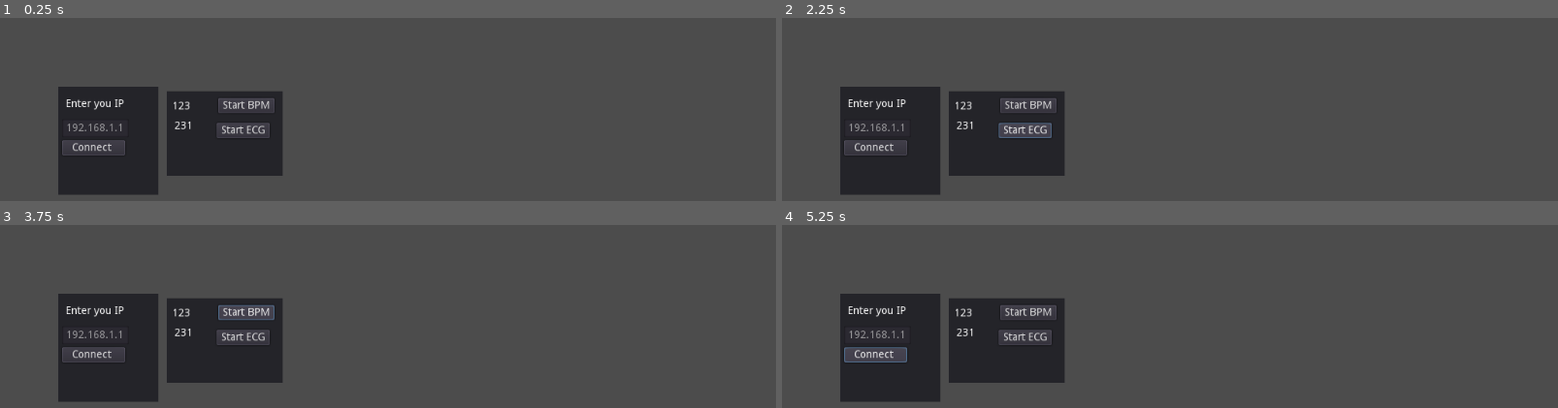
Above: before the commit, frames 1-4 (two rows, left to right).
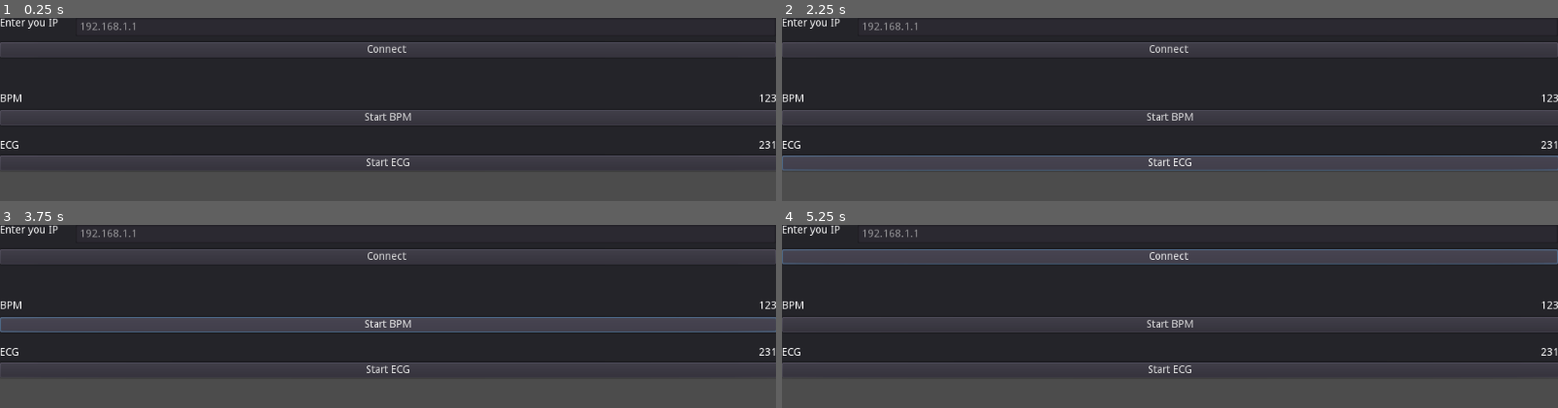
Above: after the commit, the same moments.

Repository: CaveJohnson376/juniorprofi2021-aateam-72
Game: Godot game, scene res://mein.tscn
Two runs of this game, one before a commit and one after it. Both use one fixed random seed, a clock stepped at 60 frames per second and the inputs below.
Inputs:
- Up to frame 1 (0.25 s): no input
- Up to frame 2 (2.25 s): click "Start BPM" at 0.5 s; click "Start BPM" at 1.25 s; click "Start ECG" at 2 s
- Up to frame 3 (3.75 s): click "Start ECG" at 2.75 s; click "Start BPM" at 3.5 s
- Up to frame 4 (5.25 s): click "Start ECG" at 4.25 s; click "Connect" at 5 s

The runs differ from the first frame. In frame 1, 58% of the frame differs, in the area x 0-100%, y 0-97%; in frame 2, 60%; in frame 3, 59%; in frame 4, 58%.

Commit message:
Add files via upload

Diff:
--- /dev/null
+++ b/Web/Images.xcassets/LaunchImage.launchimage/Contents.json
@@ -0,0 +1,102 @@
+{
+  "images" : [
+    {
+      "extent" : "full-screen",
+      "idiom" : "iphone",
+      "subtype" : "2436h",
+      "filename" : "Default-Portrait-X.png",
+      "minimum-system-version" : "11.0",
+      "orientation" : "portrait",
+      "scale" : "3x"
+    },
+    {
+      "extent" : "full-screen",
+      "idiom" : "iphone",
+      "subtype" : "2436h",
+      "filename" : "Default-Landscape-X.png",
+      "minimum-system-version" : "11.0",
+      "orientation" : "landscape",
+      "scale" : "3x"
+    },
+    {
+      "extent" : "full-screen",
+      "idiom" : "iphone",
+      "subtype" : "736h",
+      "filename" : "Default-Portrait-736h@3x.png",
+      "minimum-system-version" : "8.0",
+      "orientation" : "portrait",
+      "scale" : "3x"
+    },
+    {
+      "extent" : "full-screen",
+      "idiom" : "iphone",
+      "subtype" : "736h",
+      "filename" : "Default-Landscape-736h@3x.png",
+      "minimum-system-version" : "8.0",
+      "orientation" : "landscape",
+      "scale" : "3x"
+    },
+    {
+      "extent" : "full-screen",
+      "idiom" : "iphone",
+      "subtype" : "667h",
+      "filename" : "Default-667h@2x.png",
+      "minimum-system-version" : "8.0",
+      "orientation" : "portrait",
+      "scale" : "2x"
+    },
+    {
+      "orientation" : "portrait",
+      "idiom" : "iphone",
+      "filename" : "Default-480h@2x.png",
+      "extent" : "full-screen",
+      "minimum-system-version" : "7.0",
+      "scale" : "2x"
+    },
+    {
+      "extent" : "full-screen",
+      "idiom" : "iphone",
+      "subtype" : "retina4",
+      "filename" : "Default-568h@2x.png",
+      "minimum-system-version" : "7.0",
+      "orientation" : "portrait",
+      "scale" : "2x"
+    },
+    {
+      "orientation" : "portrait",
+      "idiom" : "ipad",
+      "filename" : "Default-Portrait.png",
+      "extent" : "full-screen",
+      "minimum-system-version" : "7.0",
+      "scale" : "1x"
+    },
+    {
+      "orientation" : "landscape",
+      "idiom" : "ipad",
+      "filename" : "Default-Landscape.png",
+      "extent" : "full-screen",
+      "minimum-system-version" : "7.0",
+      "scale" : "1x"
+    },
+    {
+      "orientation" : "portrait",
+      "idiom" : "ipad",
+      "filename" : "Default-Portrait@2x.png",
+      "extent" : "full-screen",
+      "minimum-system-version" : "7.0",
+      "scale" : "2x"
+    },
+    {
+      "orientation" : "landscape",
+      "idiom" : "ipad",
+      "filename" : "Default-Landscape@2x.png",
+      "extent" : "full-screen",
+      "minimum-system-version" : "7.0",
+      "scale" : "2x"
+    }
+  ],
+  "info" : {
+    "version" : 1,
+    "author" : "xcode"
+  }
+}
--- /dev/null
+++ b/Web/Images.xcassets/SplashImage.imageset/Contents.json
@@ -0,0 +1,22 @@
+{
+  "images" : [
+    {
+      "idiom" : "universal",
+      "scale" : "1x"
+    },
+    {
+      "filename" : "splash@2x.png",
+      "idiom" : "universal",
+      "scale" : "2x"
+    },
+    {
+      "filename" : "splash@3x.png",
+      "idiom" : "universal",
+      "scale" : "3x"
+    }
+  ],
+  "info" : {
+    "author" : "xcode",
+    "version" : 1
+  }
+}
--- a/Web/mein.tscn
+++ b/Web/mein.tscn
@@ -96,48 +96,66 @@
 }
 
 [node name="Diq" type="Panel" parent="."]
-margin_left = 219.895
-margin_top = 96.6146
-margin_right = 372.895
-margin_bottom = 208.615
-__meta__ = {
-"_edit_use_anchors_": false
-}
-
-[node name="ECG" type="Label" parent="Diq"]
-margin_left = 9.59141
-margin_top = 38.908
-margin_right = 49.5914
-margin_bottom = 52.908
-text = "231"
+anchor_right = 1.0
+margin_top = 100.0
+margin_bottom = 200.0
 __meta__ = {
 "_edit_use_anchors_": false
 }
 
 [node name="BPM" type="Label" parent="Diq"]
-margin_left = 6.67493
-margin_top = 13.0498
-margin_right = 46.6749
-margin_bottom = 27.0498
+margin_top = -0.172928
+margin_right = 29.0
+margin_bottom = 13.8271
+text = "BPM"
+__meta__ = {
+"_edit_use_anchors_": false
+}
+
+[node name="BPM_status" type="Label" parent="Diq"]
+anchor_right = 1.0
+margin_left = 35.0
+margin_right = 1.0
+margin_bottom = 6.0
 text = "123"
+align = 2
 __meta__ = {
 "_edit_use_anchors_": false
 }
 
 [node name="Start BPM" type="Button" parent="Diq"]
-margin_left = 67.7666
-margin_top = 8.71681
-margin_right = 136.767
+anchor_right = 1.0
+margin_top = 22.0
+margin_right = 1.0
 margin_bottom = 28.7168
 text = "Start BPM"
 __meta__ = {
 "_edit_use_anchors_": false
 }
 
+[node name="ECG" type="Label" parent="Diq"]
+margin_top = 62.0
+text = "ECG"
+__meta__ = {
+"_edit_use_anchors_": false
+}
+
+[node name="ECG_status" type="Label" parent="Diq"]
+anchor_right = 1.0
+margin_left = 31.0
+margin_top = 62.0
+margin_right = 1.0
+margin_bottom = 36.0
+text = "231"
+align = 2
+__meta__ = {
+"_edit_use_anchors_": false
+}
+
 [node name="Start ECG" type="Button" parent="Diq"]
-margin_left = 66.304
-margin_top = 42.3415
-margin_right = 136.304
+anchor_right = 1.0
+margin_top = 82.0
+margin_right = 1.0
 margin_bottom = 62.3415
 text = "Start ECG"
 __meta__ = {
@@ -145,50 +163,35 @@
 }
 
 [node name="Connction" type="Panel" parent="."]
-margin_left = 76.591
-margin_top = 90.9591
-margin_right = 208.591
-margin_bottom = 233.959
+anchor_right = 1.0
+margin_left = -0.156647
+margin_right = -0.156616
+margin_bottom = 100.0
 __meta__ = {
 "_edit_use_anchors_": false
 }
 
 [node name="Connection button " type="Button" parent="Connction"]
-margin_left = 5.43262
-margin_top = 70.5176
-margin_right = 88.4326
-margin_bottom = 90.5176
+anchor_right = 1.0
+margin_top = 32.0
+margin_bottom = 24.0
 text = "Connect "
 __meta__ = {
 "_edit_use_anchors_": false
 }
 
 [node name="IP" type="LineEdit" parent="Connction"]
-margin_left = 5.27419
-margin_top = 42.6238
-margin_right = 93.2737
-margin_bottom = 66.6238
+anchor_right = 1.0
+margin_left = 100.0
 placeholder_text = "192.168.1.1"
 __meta__ = {
 "_edit_use_anchors_": false
 }
 
 [node name="Enter IP" type="Label" parent="Connction"]
-margin_left = 9.64806
-margin_top = 15.5244
-margin_right = 86.6481
-margin_bottom = 46.5244
-text = "Enter you IP
-"
-__meta__ = {
-"_edit_use_anchors_": false
-}
-
-[node name="Status" type="Label" parent="Connction"]
-margin_left = 12.0
-margin_top = 100.0
-margin_right = 90.0
-margin_bottom = 114.0
+margin_right = 77.0
+margin_bottom = 14.0
+text = "Enter you IP"
 __meta__ = {
 "_edit_use_anchors_": false
 }
Binary file added: Web/Images.xcassets/LaunchImage.launchimage/Default-480h@2x.png
Not shown, added: Web/Images.xcassets/LaunchImage.launchimage/Default-480h@2x.png.import
Binary file added: Web/Images.xcassets/LaunchImage.launchimage/Default-568h@2x.png
Not shown, added: Web/Images.xcassets/LaunchImage.launchimage/Default-568h@2x.png.import
Binary file added: Web/Images.xcassets/LaunchImage.launchimage/Default-667h@2x.png
Not shown, added: Web/Images.xcassets/LaunchImage.launchimage/Default-667h@2x.png.import
Binary file added: Web/Images.xcassets/LaunchImage.launchimage/Default-Landscape-736h@3x.png
Not shown, added: Web/Images.xcassets/LaunchImage.launchimage/Default-Landscape-736h@3x.png.import
Binary file added: Web/Images.xcassets/LaunchImage.launchimage/Default-Landscape-X.png
Not shown, added: Web/Images.xcassets/LaunchImage.launchimage/Default-Landscape-X.png.import
Binary file added: Web/Images.xcassets/LaunchImage.launchimage/Default-Landscape.png
Not shown, added: Web/Images.xcassets/LaunchImage.launchimage/Default-Landscape.png.import
(and 23 more such lines)
